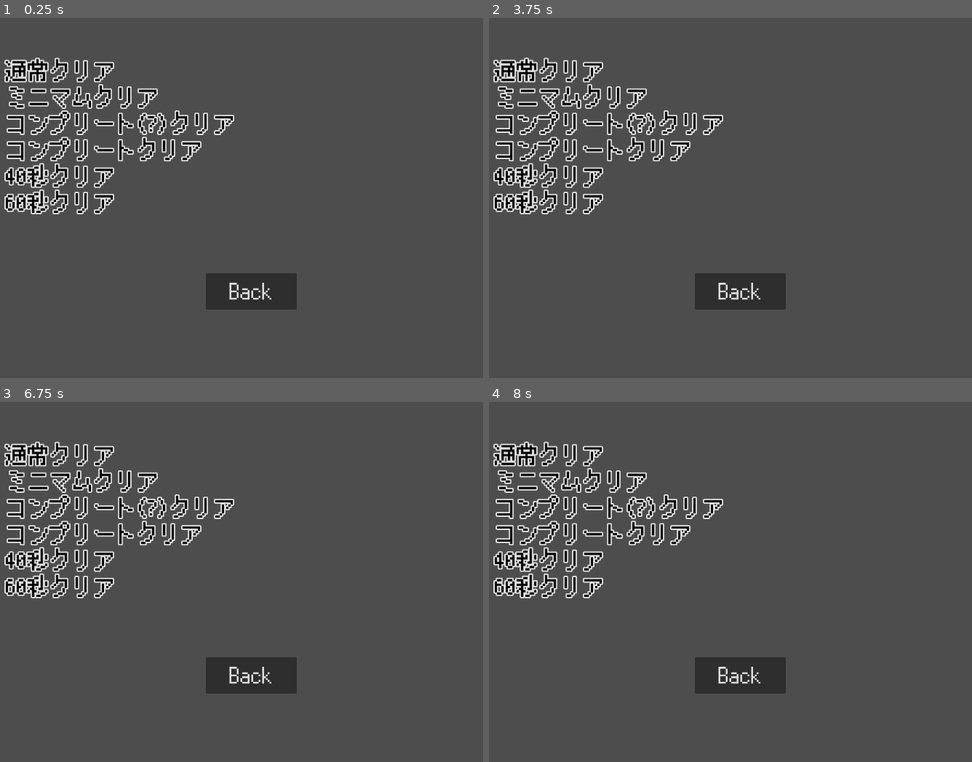
Above: before the commit, frames 1-4 (two rows, left to right).
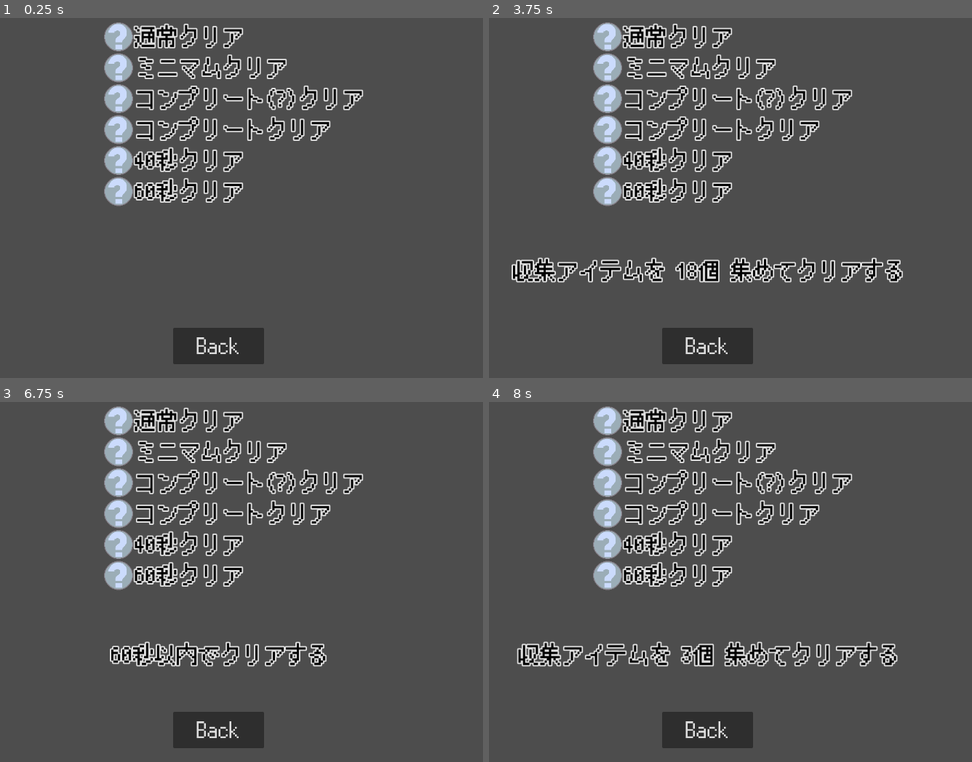
Above: after the commit, the same moments.

Repository: syun77/gd_ino
Game: Godot game, scene res://src/scenes/achievement/AchievementScene.tscn
Two runs of this game, one before a commit and one after it. Both use one fixed random seed, a clock stepped at 60 frames per second and the inputs below. This scene is started directly instead of the project's main scene.
Inputs (mouse positions are in pixels of both pictures, inside the frame that each line leads up to):
- Up to frame 1 (0.25 s): no input
- Up to frame 2 (3.75 s): tap Enter at 0.5 s; move the mouse to (836, 162) at 0.52 s; hold Right (ui_right) 0.53-1.25 s; hold Space (action) 0.53-1.25 s; click "Back" at 1.25 s; click "Achivement" at 2 s; tap R (reset) at 2.75, 3.5 s; move the mouse to (595, 205) at 2.77 s; hold Right (ui_right) 2.78-3.53 s; tap Space (action) at 2.85 s; move the mouse to (769, 86) at 3.52 s; hold Left (ui_left) from 3.53 s (still down); hold Space (action) from 3.53 s (still down)
- Up to frame 3 (6.75 s): tap R (reset) at 4.25, 5, 5.65, 5.75 s; move the mouse to (193, 654) at 4.27 s; release Left (ui_left) at 4.28 s; release Space (action) at 4.28 s; hold Right (ui_right) 4.28-5.78 s; tap Space (action) at 4.35, 5.85 s; move the mouse to (396, 632) at 5.02 s; hold Space (action) 5.03-5.78 s; move the mouse to (43, 499) at 5.77 s; hold Left (ui_left) 5.78-6.53 s; move the mouse to (251, 567) at 6.52 s; hold Right (ui_right) from 6.53 s (still down); hold Space (action) from 6.53 s (still down)
- Up to frame 4 (8 s): move the mouse to (624, 456) at 7.27 s; release Right (ui_right) at 7.28 s; release Space (action) at 7.28 s; hold Left (ui_left) from 7.28 s (still down); tap Space (action) at 7.35 s

The runs differ from the first frame. In frame 1, 17% of the frame differs, in the area x 0-76%, y 1-97%; in frame 2, 19%, in the area x 0-86%, y 1-97%; in frame 3, 18%; in frame 4, 19%.

Commit message:
実績画面を実装

Diff:
--- a/gd_ino/src/common/Achievement.gd
+++ b/gd_ino/src/common/Achievement.gd
@@ -29,9 +29,9 @@
 ## 詳細.
 const DETAIL = [
 	"3種の神器を集める",
-	"収集アイテムx3でクリアする",
-	"収集アイテムx18でクリアする",
-	"すべての収集アイテムを集める",
+	"収集アイテムを 3個 集めてクリアする",
+	"収集アイテムを 18個 集めてクリアする",
+	"すべての収集アイテムを集めてクリアする\n(達成すると隠しモードが開放されます)",
 	"40秒以内でクリアする",
 	"60秒以内でクリアする",
 ]
@@ -55,7 +55,7 @@
 		eType.MIN_COMPLETED:
 			return Common.count_item() == 3
 		eType.FAKE_COMPLETED:
-			return Common.count_item() == 18
+			return Common.count_item() >= 18
 		eType.ALL_COMPLETED:
 			return Common.count_item() == 19
 		eType.SPEEDRUN_40SEC:
--- a/gd_ino/src/scenes/achievement/AchievementScene.gd
+++ b/gd_ino/src/scenes/achievement/AchievementScene.gd
@@ -2,6 +2,7 @@
 
 ## 項目リスト.
 @onready var _list = $ItemList
+@onready var _detail = $Detail
 
 ## 開始.
 func _ready() -> void:
@@ -10,12 +11,24 @@
 	#Achievement.unlock(Achievement.eType.ALL_COMPLETED)
 
 	for id in Achievement.eType.values():
-		var label = _list.get_child(id)
-		label.text = Achievement.get_title(id)
-		if Achievement.unlocked(id):
-			# 開放済み.
-			label.text = "[✓]" + label.text
+		var hbox:HBoxContainer = _list.get_child(id)
+		# マウスオーバーで詳細メッセージを表示.
+		var detail = Achievement.get_detail(id)
+		hbox.connect("mouse_entered", func(): _detail.text = detail)
+		for child in hbox.get_children():
+			if child is Label:
+				child.text = Achievement.get_title(id)
+			elif child is TextureRect:
+				if Achievement.unlocked(id) == false:
+					# 未開放.
+					child.texture = load("res://assets/images/achievement_icon_hatena.png")
 
 ## 戻るボタンを押した.
 func _on_button_pressed() -> void:
 	get_tree().change_scene_to_file("res://src/scenes/title/Title.tscn")
+
+
+
+
+func _on_item_2_mouse_entered() -> void:
+	_detail.text = "やっほい"
--- a/gd_ino/src/scenes/achievement/AchievementScene.tscn
+++ b/gd_ino/src/scenes/achievement/AchievementScene.tscn
@@ -1,6 +1,7 @@
-[gd_scene load_steps=4 format=3 uid="uid://c7vul8qwveq1r"]
+[gd_scene load_steps=5 format=3 uid="uid://c7vul8qwveq1r"]
 
 [ext_resource type="Script" path="res://src/scenes/achievement/AchievementScene.gd" id="1_wov43"]
+[ext_resource type="Texture2D" uid="uid://dixkj2jygf167" path="res://assets/images/achievement_icon.png" id="2_in8up"]
 [ext_resource type="LabelSettings" uid="uid://ocau00etiel2" path="res://assets/fonts/font_result.tres" id="2_lo3o3"]
 [ext_resource type="Theme" uid="uid://cjqdw4nibxjst" path="res://assets/fonts/ui_48.tres" id="3_q47pp"]
 
@@ -8,47 +9,96 @@
 script = ExtResource("1_wov43")
 
 [node name="ItemList" type="VBoxContainer" parent="."]
-offset_left = 168.0
-offset_top = 208.0
-offset_right = 408.0
-offset_bottom = 570.0
+offset_left = 384.0
+offset_top = 128.0
+offset_right = 692.0
+offset_bottom = 532.0
 
-[node name="Label" type="Label" parent="ItemList"]
+[node name="Item" type="HBoxContainer" parent="ItemList"]
+layout_mode = 2
+
+[node name="TextureRect" type="TextureRect" parent="ItemList/Item"]
+layout_mode = 2
+texture = ExtResource("2_in8up")
+
+[node name="Label" type="Label" parent="ItemList/Item"]
 layout_mode = 2
 text = "通常クリア"
 label_settings = ExtResource("2_lo3o3")
 
-[node name="Label2" type="Label" parent="ItemList"]
+[node name="Item2" type="HBoxContainer" parent="ItemList"]
+layout_mode = 2
+
+[node name="TextureRect" type="TextureRect" parent="ItemList/Item2"]
+layout_mode = 2
+texture = ExtResource("2_in8up")
+
+[node name="Label" type="Label" parent="ItemList/Item2"]
 layout_mode = 2
 text = "通常クリア"
 label_settings = ExtResource("2_lo3o3")
 
-[node name="Label3" type="Label" parent="ItemList"]
+[node name="Item3" type="HBoxContainer" parent="ItemList"]
+layout_mode = 2
+
+[node name="TextureRect" type="TextureRect" parent="ItemList/Item3"]
+layout_mode = 2
+texture = ExtResource("2_in8up")
+
+[node name="Label" type="Label" parent="ItemList/Item3"]
 layout_mode = 2
 text = "通常クリア"
 label_settings = ExtResource("2_lo3o3")
 
-[node name="Label4" type="Label" parent="ItemList"]
+[node name="Item4" type="HBoxContainer" parent="ItemList"]
+layout_mode = 2
+
+[node name="TextureRect" type="TextureRect" parent="ItemList/Item4"]
+layout_mode = 2
+texture = ExtResource("2_in8up")
+
+[node name="Label" type="Label" parent="ItemList/Item4"]
 layout_mode = 2
 text = "通常クリア"
 label_settings = ExtResource("2_lo3o3")
 
-[node name="Label5" type="Label" parent="ItemList"]
+[node name="Item5" type="HBoxContainer" parent="ItemList"]
+layout_mode = 2
+
+[node name="TextureRect" type="TextureRect" parent="ItemList/Item5"]
+layout_mode = 2
+texture = ExtResource("2_in8up")
+
+[node name="Label" type="Label" parent="ItemList/Item5"]
 layout_mode = 2
 text = "通常クリア"
 label_settings = ExtResource("2_lo3o3")
 
-[node name="Label6" type="Label" parent="ItemList"]
+[node name="Item6" type="HBoxContainer" parent="ItemList"]
+layout_mode = 2
+
+[node name="TextureRect" type="TextureRect" parent="ItemList/Item6"]
+layout_mode = 2
+texture = ExtResource("2_in8up")
+
+[node name="Label" type="Label" parent="ItemList/Item6"]
 layout_mode = 2
 text = "通常クリア"
 label_settings = ExtResource("2_lo3o3")
 
 [node name="Button" type="Button" parent="."]
-offset_left = 608.0
-offset_top = 680.0
-offset_right = 808.0
-offset_bottom = 760.0
+offset_left = 536.0
+offset_top = 800.0
+offset_right = 736.0
+offset_bottom = 880.0
 theme = ExtResource("3_q47pp")
 text = "Back"
 
+[node name="Detail" type="Label" parent="."]
+offset_top = 648.0
+offset_right = 1280.0
+offset_bottom = 762.0
+label_settings = ExtResource("2_lo3o3")
+horizontal_alignment = 1
+
 [connection signal="pressed" from="Button" to="." method="_on_button_pressed"]
--- a/gd_ino/src/ui/UIAchievement.gd
+++ b/gd_ino/src/ui/UIAchievement.gd
@@ -20,6 +20,7 @@
 # -----------------------------------
 # onready.
 # -----------------------------------
+@onready var _bg = $Bg
 @onready var _label = $Label
 
 # -----------------------------------
@@ -46,6 +47,14 @@
 	var title = Achievement.get_title(_type)
 	_label.text = "Unlock:%s"%title
 
+	# ColorRectのサイズを可変にするために色々頑張る.
+	var settings:LabelSettings = _label.label_settings
+	var font:Font = settings.font
+	var size = font.get_string_size(_label.text, 0, -1, settings.font_size)
+	size.x += 64 # マージン
+	_bg.size.x = size.x
+	_bg.position.x = 1280 - size.x
+
 ## 更新.
 func _process(delta: float) -> void:
 	_timer += delta
--- a/gd_ino/src/ui/UIAchievement.tscn
+++ b/gd_ino/src/ui/UIAchievement.tscn
@@ -6,11 +6,23 @@
 [node name="UIAchievement" type="Node2D"]
 script = ExtResource("1_xfbhd")
 
+[node name="Bg" type="ColorRect" parent="."]
+anchors_preset = 1
+anchor_left = 1.0
+anchor_right = 1.0
+offset_left = 616.0
+offset_right = 1280.0
+offset_bottom = 88.0
+grow_horizontal = 0
+color = Color(0.541176, 0.466667, 0.827451, 0.501961)
+metadata/_edit_lock_ = true
+
 [node name="Label" type="Label" parent="."]
-offset_left = 656.0
+offset_left = 648.0
 offset_top = 16.0
-offset_right = 1256.0
+offset_right = 1248.0
 offset_bottom = 73.0
 text = "Unlock: 3種の神器を集めた"
 label_settings = ExtResource("2_f3m8w")
 horizontal_alignment = 2
+metadata/_edit_lock_ = true
Binary file added: gd_ino/assets/images/achievement_icon.png
Binary file added: gd_ino/assets/images/achievement_icon_hatena.png
